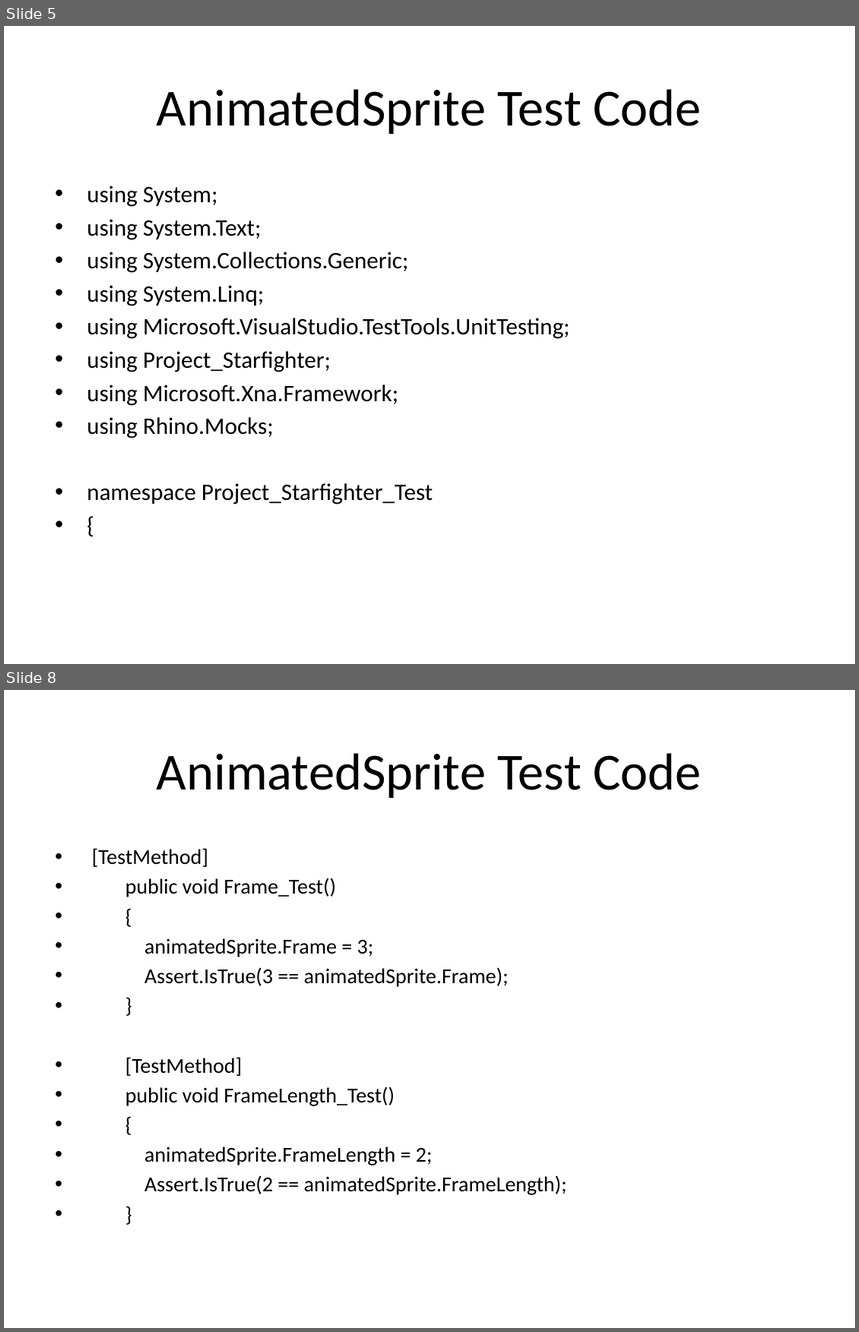
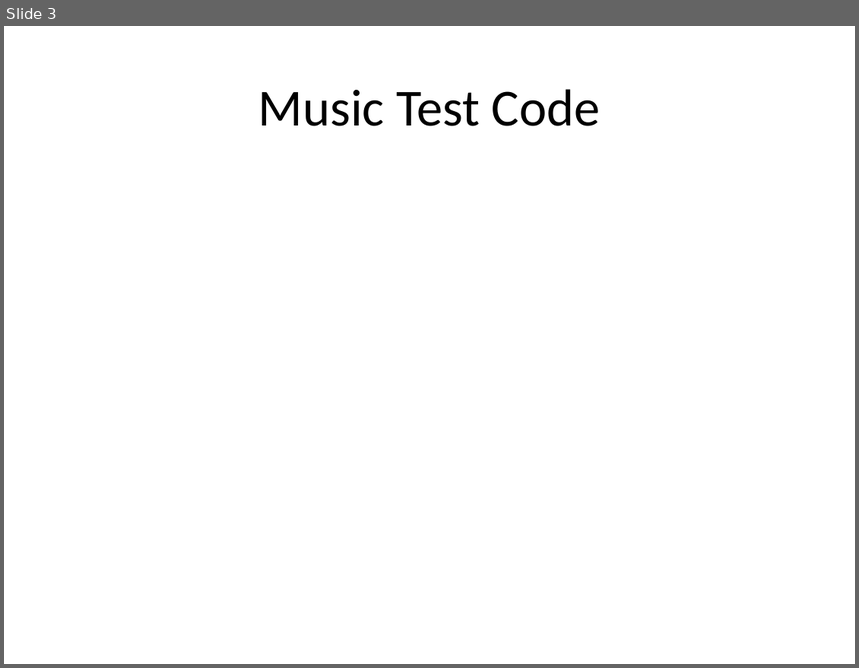
Before and after one commit to csce3513/Team15, a slide deck: Project Starfighter 1.0.pptx. Shown one above the other, each under a label of ours: slides 5 and 8 before the commit, slide 3 after it; the slides between them are not shown. The pictures are 859x1332 and 859x668 pixels, drawn with LibreOffice and Linux fonts; fonts in the diff are those of the drawing; background and template pictures are left out. Boxes give left, top, right and bottom in pixels: in the first picture for what was removed or moved away, otherwise in the second. Text is boxed around its words. In the diff, an @@ line names an element or a change of style, - is before the commit and + after.

```diff
--- a/Project Starfighter 1.0.pptx
+++ b/Project Starfighter 1.0.pptx
@@ slide 8 removed at bbox=[4, 690, 855, 1328], background picture (left out) @@
@@ title removed at bbox=[157, 753, 701, 798] @@
-AnimatedSprite Test Code
@@ text removed at bbox=[92, 848, 567, 1195] @@
-• [TestMethod]
-• public void Frame_Test()
-• {
-• animatedSprite.Frame = 3;
-• Assert.IsTrue(3 == animatedSprite.Frame);
-• }
-• [TestMethod]
-• public void FrameLength_Test()
-• {
-• animatedSprite.FrameLength = 2;
-• Assert.IsTrue(2 == animatedSprite.FrameLength);
-• }
@@ what was slide 5 is now slide 3 @@
@@ slide 3 changed as well @@
@@ title at bbox=[259, 89, 600, 126]: text changed @@
-AnimatedSprite Test Code
+Music Test Code
@@ text removed at bbox=[87, 186, 570, 505] @@
-• using System;
-• using System.Text;
-• using System.Collections.Generic;
-• using System.Linq;
-• using Microsoft.VisualStudio.TestTools.UnitTesting;
-• using Project_Starfighter;
-• using Microsoft.Xna.Framework;
-• using Rhino.Mocks;
-• namespace Project_Starfighter_Test
-• {
```
Also in this commit, not shown: 8 other slides changed, 1 slide added, 15 other slides removed, 40 other files.
